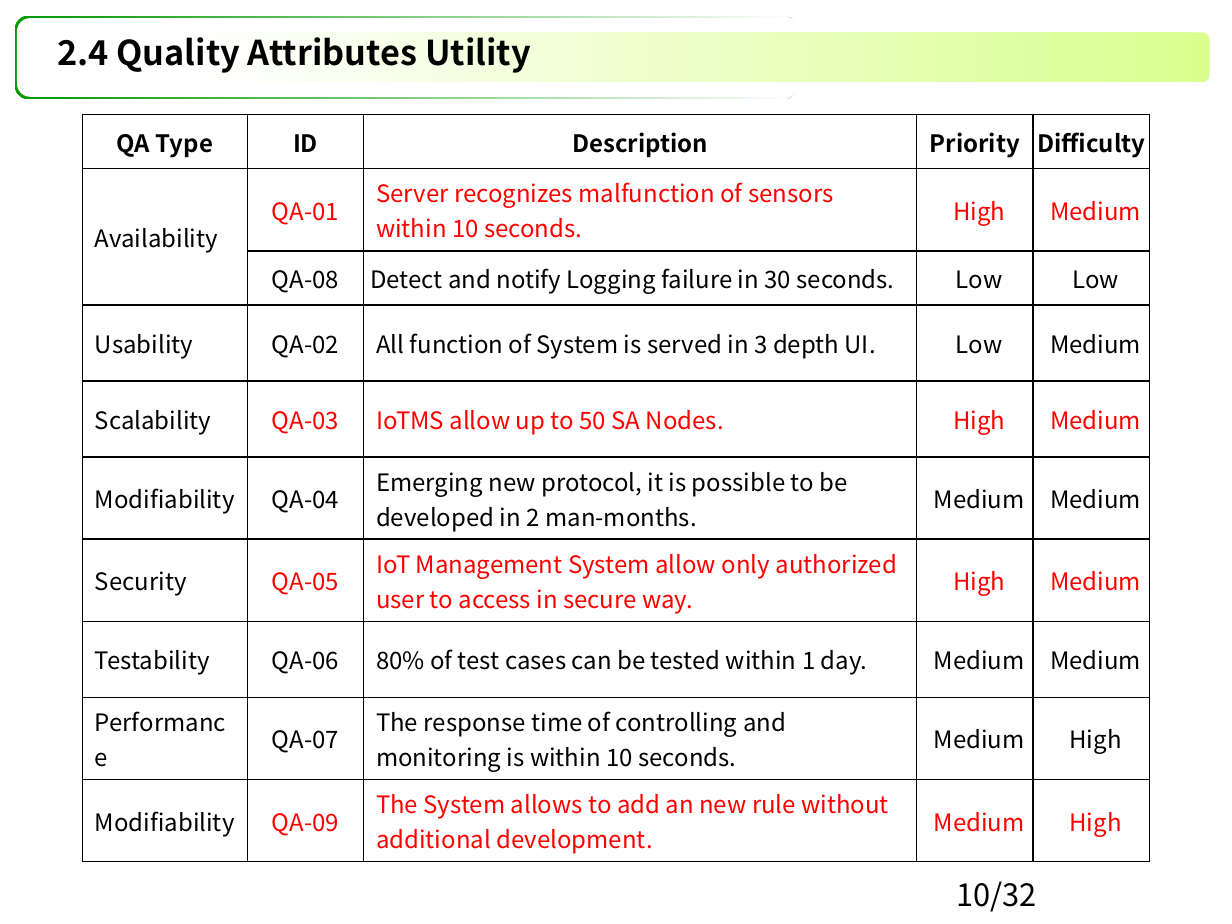
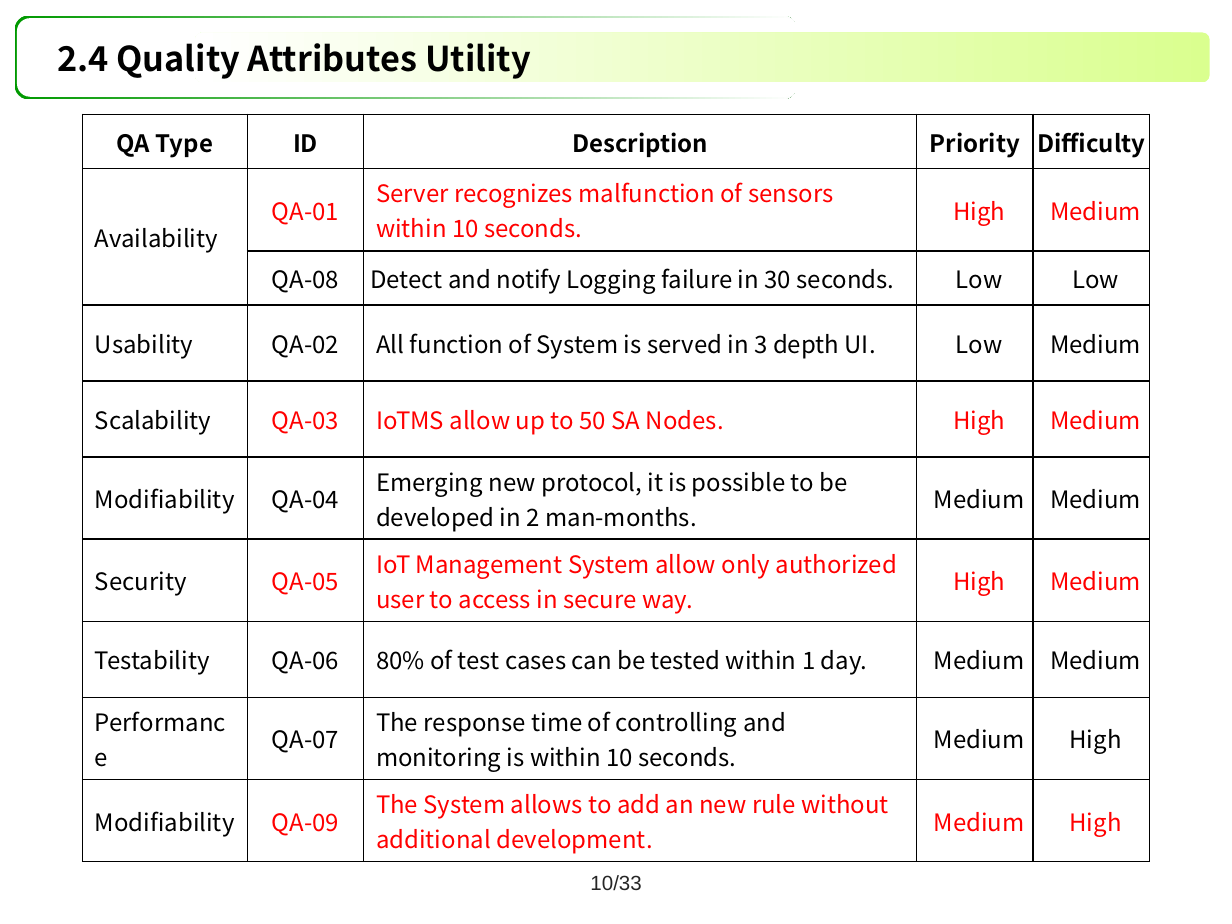
Before and after one commit to youkkwon/smarthome, a slide deck: slide 10 of doc/Docs/IoT System Final Presentation_06271447.pptx. Drawn at 1232x924 pixels with LibreOffice and Linux fonts; fonts in the diff are those of the drawing. Boxes give left, top, right and bottom in pixels: in the first picture for what was removed or moved away, otherwise in the second. Text is boxed around its words. In the diff, an @@ line names an element or a change of style, - is before the commit and + after.

```diff
--- a/doc/Docs/IoT System Final Presentation_06271447.pptx
+++ b/doc/Docs/IoT System Final Presentation_06271447.pptx
@@ title "2.4 Quality Attributes Utility": place and size @@
-title "2.4 Quality Attributes Utility" at bbox=[57, 37, 531, 73]
+title "2.4 Quality Attributes Utility" at bbox=[57, 43, 531, 79]
@@ page number added at bbox=[590, 875, 641, 890], 12 pt, text #262626 @@
+10/33
@@ page number removed at bbox=[957, 881, 1037, 912] @@
-10/32
```
Also in this commit, not shown: 39 other slides changed.
